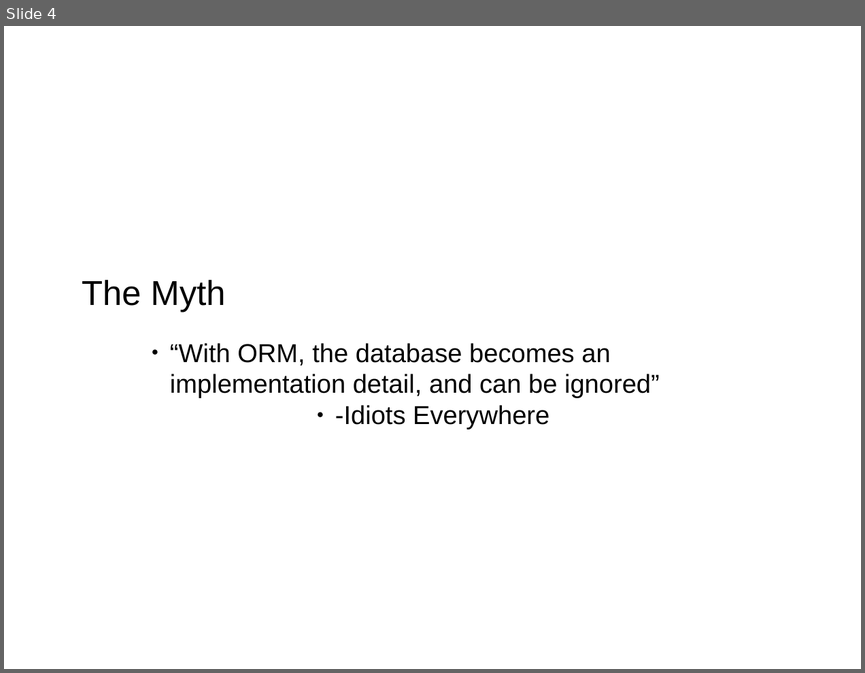
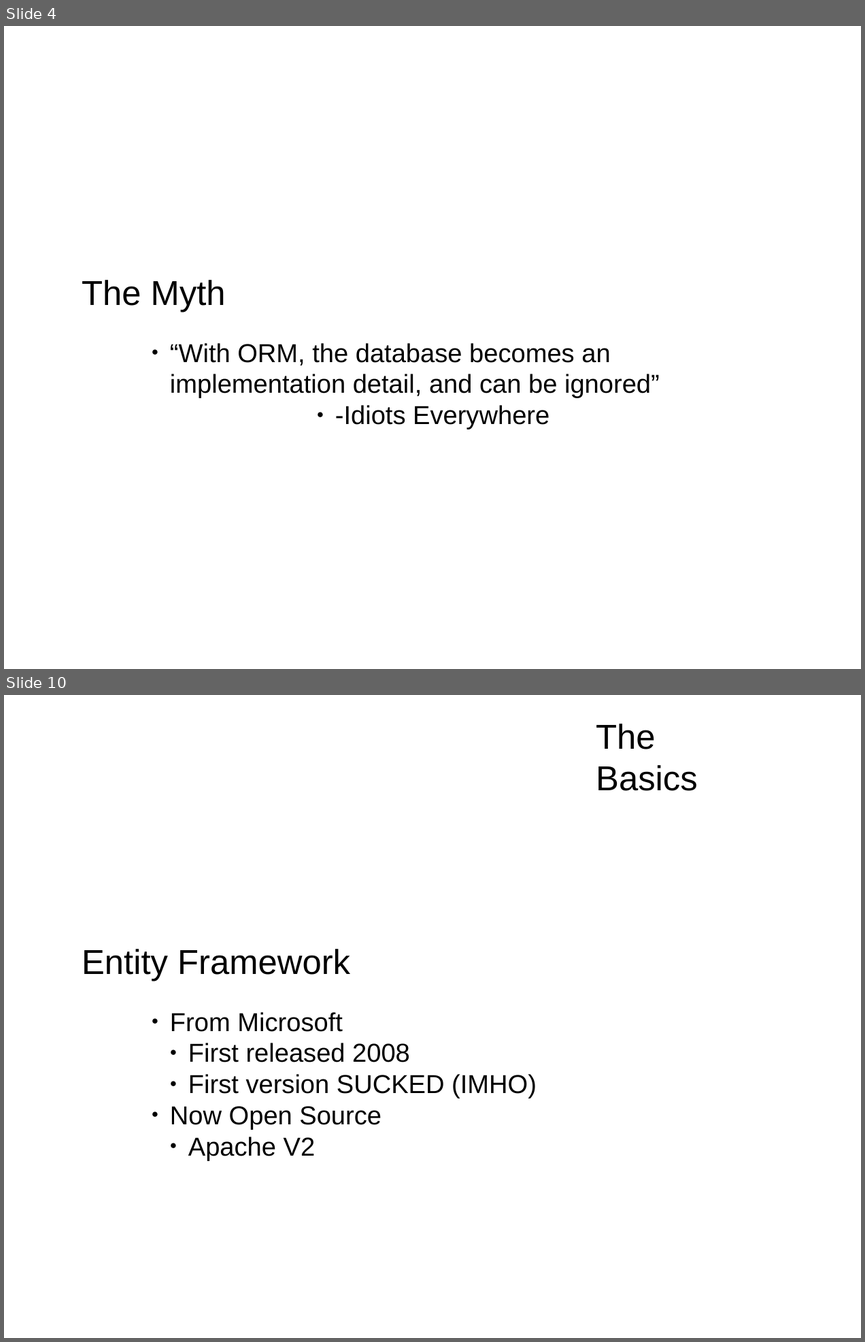
Before and after one commit to mrdrbob/ef-vs-nh, a slide deck: pres/pres.odp. Shown one above the other, each under a label of ours: slide 4 before the commit, slides 4 and 10 after it; the slides between them are not shown. The pictures are 865x673 and 865x1342 pixels, drawn with LibreOffice and Linux fonts; fonts in the diff are those of the drawing; background and template pictures are left out. Boxes give left, top, right and bottom in pixels: in the first picture for what was removed or moved away, otherwise in the second. Text is boxed around its words. In the diff, an @@ line names an element or a change of style, - is before the commit and + after.

```diff
--- a/pres/pres.odp
+++ b/pres/pres.odp
@@ slide 10 added at <box>4,695,861,1338</box>, background picture (left out) @@
@@ text added at <box>596,724,698,791</box>, 32 pt, text #000000 @@
+The Basics
@@ text added at <box>82,949,350,981</box>, 32 pt, text #000000 @@
+Entity Framework
@@ text added at <box>170,1012,536,1161</box>, 24 pt, text #000000 @@
+● From Microsoft
+  ● First released 2008
+  ● First version SUCKED (IMHO)
+● Now Open Source
+  ● Apache V2
```
Also in this commit, not shown: 2 slides changed, 26 other slides added, 2 slides removed, 1 other file.
